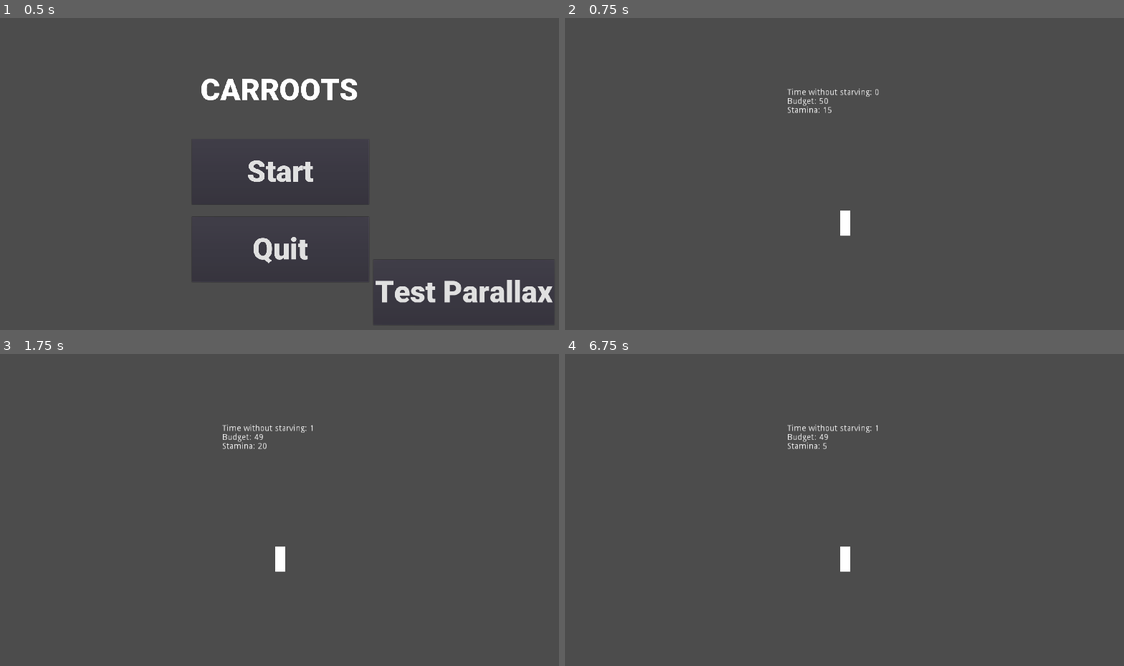
Above: before the commit, frames 1-4 (two rows, left to right).
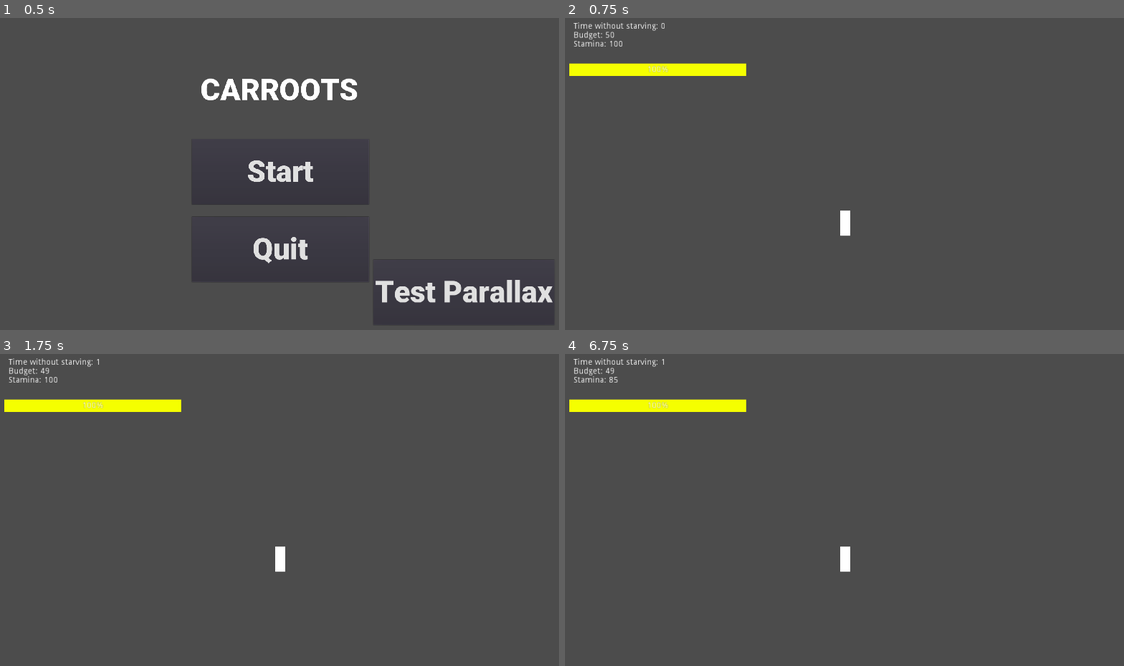
Above: after the commit, the same moments.

Repository: AgnidDrage/CARROOTS
Game: Godot game, scene res://1.Nodes/Menu.tscn
Two runs of this game, one before a commit and one after it. Both use one fixed random seed, a clock stepped at 60 frames per second and the inputs below.
Inputs (mouse positions are in pixels of both pictures, inside the frame that each line leads up to):
- Up to frame 1 (0.5 s): no input
- Up to frame 2 (0.75 s): click "Start" at 0.5 s
- Up to frame 3 (1.75 s): tap Enter at 1.25 s; move the mouse to (408, 491) at 1.27 s; click (408, 491) at 1.35 s
- Up to frame 4 (6.75 s): tap R (Restart) every 0.75 s from 2 to 5 s; move the mouse to (732, 525) at 2.02 s; click (732, 525) at 2.1 s; move the mouse to (900, 438) at 2.77 s; click (900, 438) at 2.85 s; move the mouse to (816, 572) at 3.52 s; click (816, 572) at 3.6 s; move the mouse to (1017, 556) at 4.27 s; click (1017, 556) at 4.35 s; move the mouse to (671, 460) at 5.02 s; click (671, 460) at 5.1 s; move the mouse to (872, 510) at 5.77 s; click (872, 510) at 5.85 s; move the mouse to (760, 428) at 6.52 s; click (760, 428) at 6.6 s

Frame 1 is identical in both runs. In frame 2, 1.9% of the frame differs, in the area x 0-57%, y 1-31%; in frame 3, 1.9%; in frame 4, 1.8%.

Commit message:
Update
A Stamina bar was introduce

Diff:
--- a/1.Nodes/MainGame.tscn
+++ b/1.Nodes/MainGame.tscn
@@ -7,6 +7,12 @@
 
 [sub_resource type="RectangleShape2D" id=1]
 extents = Vector2( 21, 152 )
+
+[sub_resource type="StyleBoxFlat" id=2]
+bg_color = Color( 0.964706, 1, 0, 1 )
+
+[sub_resource type="StyleBoxFlat" id=3]
+bg_color = Color( 1, 0, 0, 0.388235 )
 
 [node name="World" type="Node2D"]
 script = ExtResource( 4 )
@@ -30,12 +36,12 @@
 [node name="SpawnPoint" type="Node2D" parent="."]
 position = Vector2( 337, 75 )
 
-[node name="LevelManager" type="Node" parent="."]
+[node name="LevelManager" type="Node" parent="." groups=["LevelManager"]]
 script = ExtResource( 3 )
 
 [node name="UserInterface" type="Control" parent="."]
-margin_right = 40.0
-margin_bottom = 40.0
+margin_right = 591.0
+margin_bottom = 297.0
 
 [node name="GameOverPanel" type="Panel" parent="UserInterface"]
 visible = false
@@ -64,10 +70,28 @@
 follow_viewport_enable = true
 
 [node name="RichTextLabel" type="RichTextLabel" parent="UserInterface/CanvasLayer"]
-margin_left = -97.0
-margin_top = -141.0
-margin_right = 97.0
-margin_bottom = -82.0
+margin_left = -455.0
+margin_top = -252.0
+margin_right = -118.0
+margin_bottom = -112.0
+
+[node name="Stamina bar" type="ProgressBar" parent="UserInterface/CanvasLayer" groups=["StaminaBar"]]
+margin_left = -462.0
+margin_top = -183.0
+margin_right = -166.0
+margin_bottom = -162.0
+custom_styles/fg = SubResource( 2 )
+custom_styles/bg = SubResource( 3 )
+value = 100.0
+
+[node name="Stamina bar2" type="ProgressBar" parent="UserInterface/CanvasLayer" groups=["StaminaBar"]]
+margin_left = -462.0
+margin_top = -183.0
+margin_right = -166.0
+margin_bottom = -162.0
+custom_styles/fg = SubResource( 2 )
+custom_styles/bg = SubResource( 3 )
+value = 100.0
 
 [connection signal="body_entered" from="DestroyerDetector" to="." method="_on_DestroyerDetector_body_entered"]
 [connection signal="button_down" from="UserInterface/GameOverPanel/Restart" to="LevelManager" method="_on_Restart_button_down"]
--- a/2.Scripts/LevelManager.gd
+++ b/2.Scripts/LevelManager.gd
@@ -2,15 +2,19 @@
 
 
 var score = 0
-var stamina = 15
+var stamina = 100
 var timeleft = 50
+
+var barraStamina
 
 var paused = false
 
 # Called when the node enters the scene tree for the first time.
 func _ready():
+	barraStamina = get_tree().get_nodes_in_group("StaminaBar")[0]
 
 	get_parent().get_node("UserInterface/GameOverPanel").hide()
+
 	while true:
 		yield(get_tree().create_timer(1), "timeout")
 		score +=1
@@ -21,7 +25,12 @@
 
 func _process(delta):
 	get_parent().get_node("UserInterface/CanvasLayer/RichTextLabel").text = "Time without starving: " + str(score)+"\nBudget: " + str(timeleft) + "\nStamina: " + str(stamina)
+	update_StaminaBar()
 	gameover()
+
+func update_StaminaBar():
+	barraStamina.value = stamina
+
 
 func gameover():
 	if stamina <= 0 or timeleft <= 0:
Not shown: 1 places in 1.Nodes/MainGame.tscn that only renumber resources
